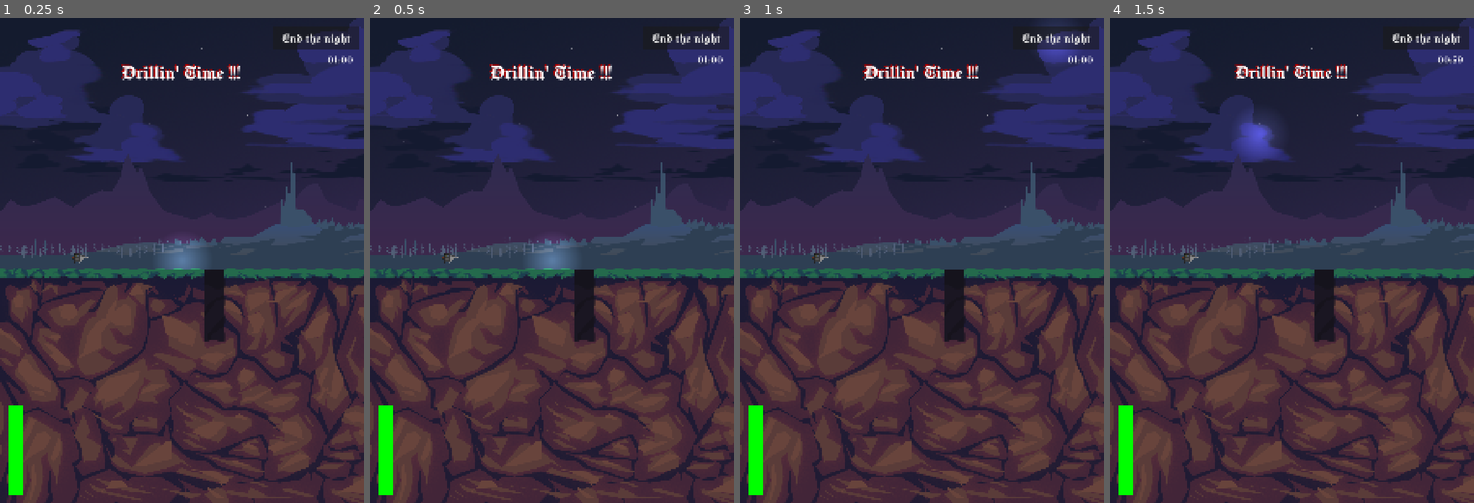
Above: before the commit, frames 1-4 (left to right).
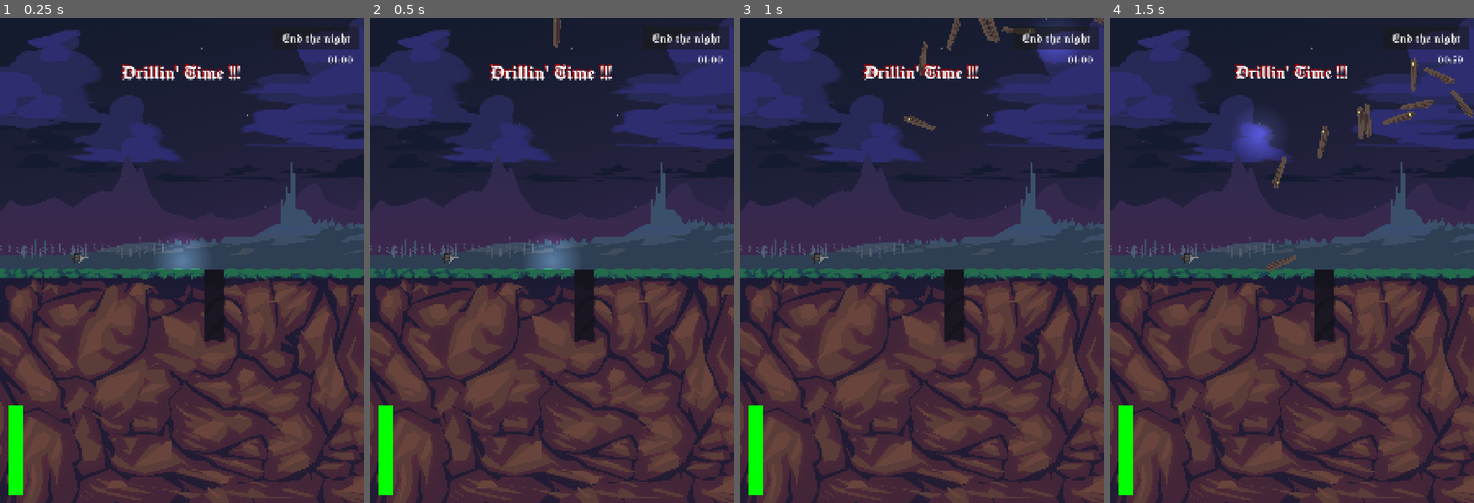
Above: after the commit, the same moments.

Repository: alelouis/ludumdare-57-les5ddp
Game: Godot game, scene res://scenes/test/tilemap_test_scene/tilemap_test.tscn
Two runs of this game, one before a commit and one after it. Both use one fixed random seed, a clock stepped at 60 frames per second and the inputs below. The engine's default icon, where the game draws it, is replaced by a stand-in: a white triangle on a blue panel in a dark square.
Inputs (mouse positions are in pixels of both pictures, inside the frame that each line leads up to):
- Up to frame 1 (0.25 s): no input
- Up to frame 2 (0.5 s): no input
- Up to frame 3 (1 s): click "End the night" at 0.5 s
- Up to frame 4 (1.5 s): tap Enter at 1.25 s; drag from (1292, 71) to (1193, 255) at 1.27 s

Frame 1 is identical in both runs. In frame 2, 0.1% of the frame differs, in the area x 50-53%, y 0-7%; in frame 3, 0.6%; in frame 4, 1.1%, in the area x 42-100%, y 8-53%.

Commit message:
fix coffin

Diff:
--- a/scenes/coffin.tscn
+++ b/scenes/coffin.tscn
@@ -38,11 +38,6 @@
 texture = ExtResource("3_xuegr")
 script = ExtResource("4_oghpg")
 
-[node name="CollisionShape2D" type="CollisionShape2D" parent="RigidBody2D"]
-position = Vector2(48, 16)
-shape = SubResource("ConvexPolygonShape2D_oghpg")
-script = ExtResource("3_oylmm")
-
 [node name="CPUParticles2D" type="CPUParticles2D" parent="."]
 emitting = false
 amount = 30
Not shown: 1 places in scenes/coffin.tscn that only renumber resources
